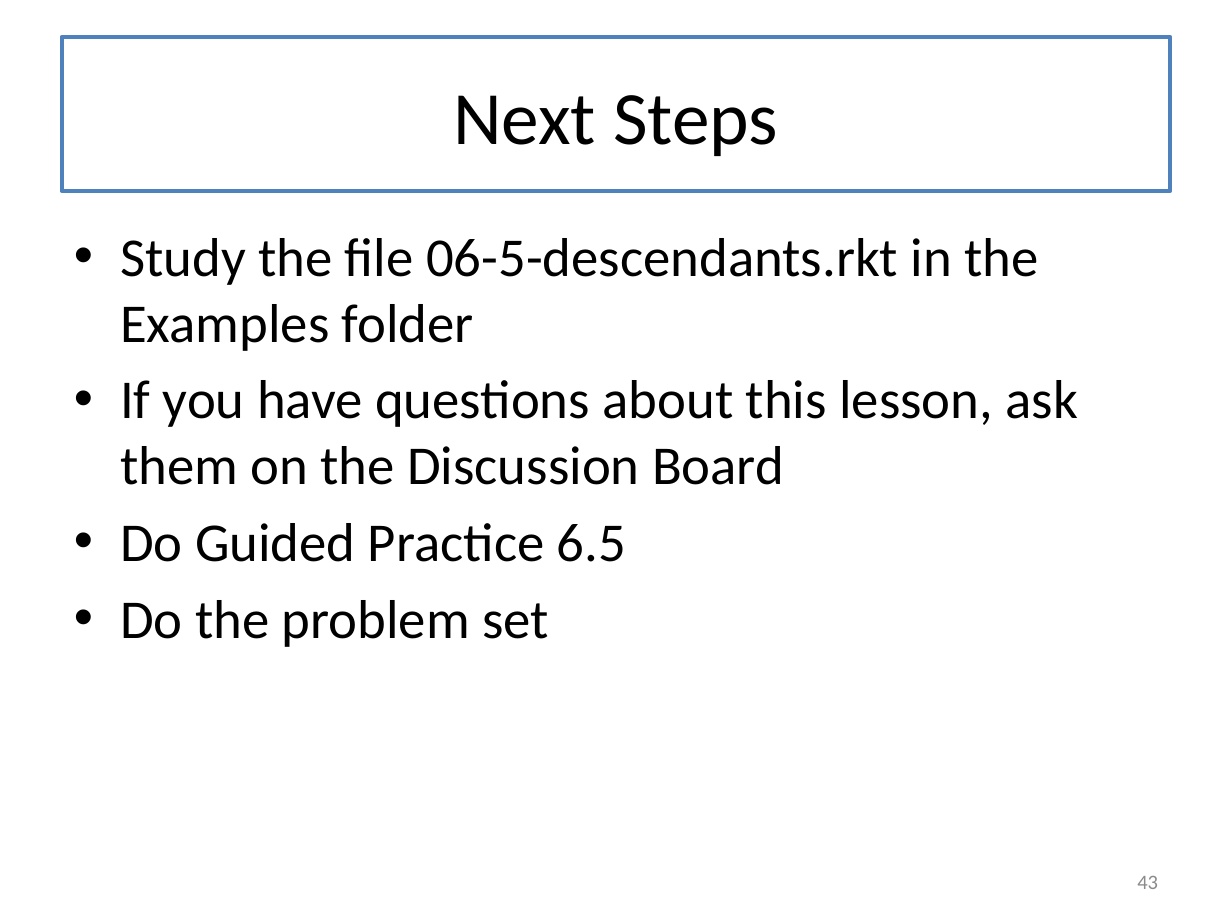
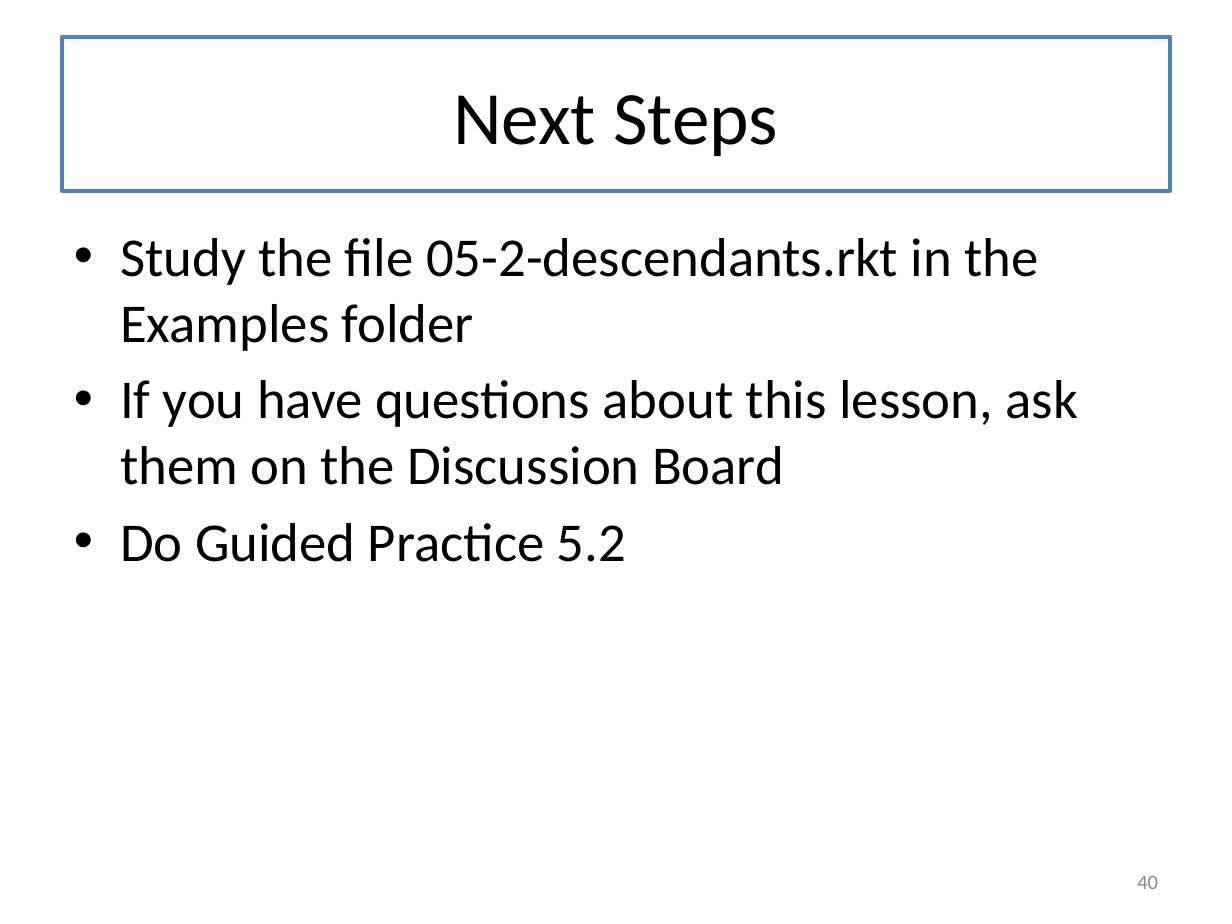
Before and after one commit to mwand/cs5010f17, a slide deck: slide 40 of Slides/Lesson 5.X Trees and Graphs - Combined Slides.pptx (slide 43 before the commit). Drawn at 1232x924 pixels with LibreOffice and Linux fonts; fonts in the diff are those of the drawing. Boxes give left, top, right and bottom in pixels: in the first picture for what was removed or moved away, otherwise in the second. Text is boxed around its words. In the diff, an @@ line names an element or a change of style, - is before the commit and + after.

```diff
--- a/Slides/Lesson 5.X Trees and Graphs - Combined Slides.pptx
+++ b/Slides/Lesson 5.X Trees and Graphs - Combined Slides.pptx
@@ text at <box>120,238,1038,351</box>: text changed @@
-• Study the file 06-5-descendants.rkt in the Examples folder
+• Study the file 05-2-descendants.rkt in the Examples folder
@@ text at <box>120,523,626,562</box>: text changed @@
-• Do Guided Practice 6.5
-• Do the problem set
+• Do Guided Practice 5.2
@@ page number at <box>1137,876,1158,889</box>: text changed @@
-43
+40
```
Also in this commit, not shown: 30 other slides changed, 1 slide added, 4 slides removed, 51 other files.
